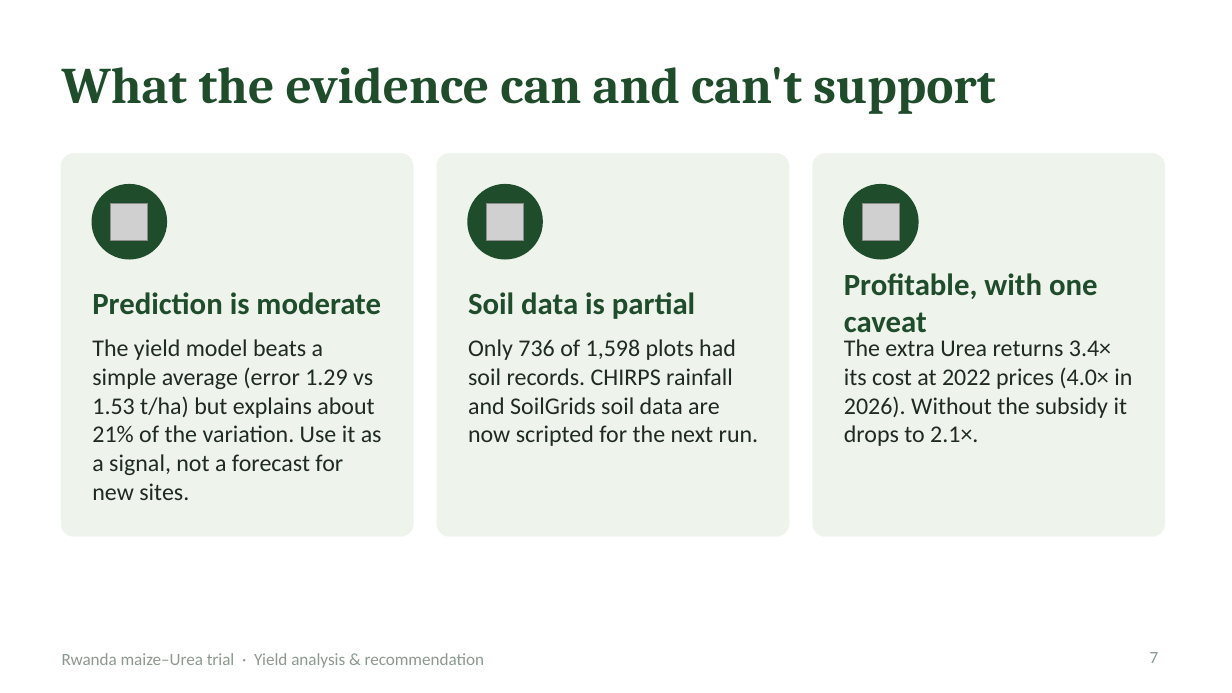
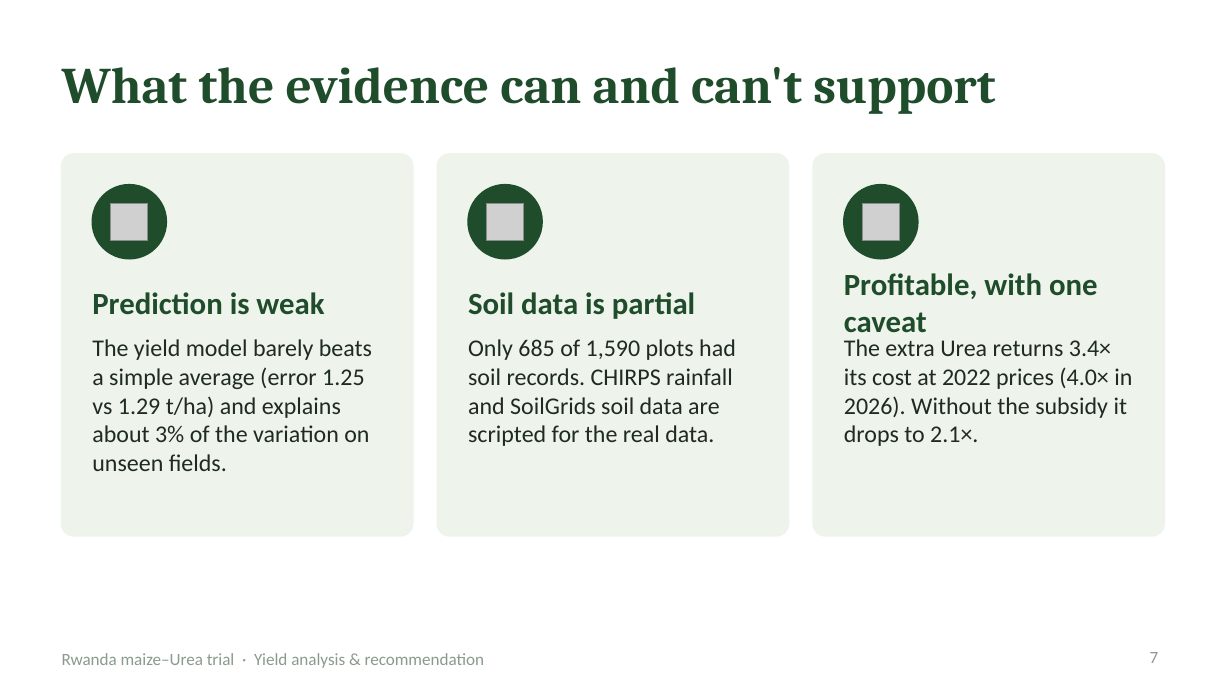
Before and after one commit to Vin-Okumu/maize-yield-optimization, a slide deck: slide 7 of 03_Report/reports/Maize_Yield_Client_Deck.pptx. Drawn at 1232x693 pixels with LibreOffice and Linux fonts; fonts in the diff are those of the drawing; grey boxes stand for pictures. Boxes give left, top, right and bottom in pixels: in the first picture for what was removed or moved away, otherwise in the second. Text is boxed around its words. In the diff, an @@ line names an element or a change of style, - is before the commit and + after.

```diff
--- a/03_Report/reports/Maize_Yield_Client_Deck.pptx
+++ b/03_Report/reports/Maize_Yield_Client_Deck.pptx
@@ text at (92, 292, 324, 315): text changed @@
-Prediction is moderate
+Prediction is weak
@@ text at (92, 339, 372, 471): text changed @@
-The yield model beats a simple average (error 1.29 vs 1.53 t/ha) but explains about 21% of the variation. Use it as a signal, not a forecast for new sites.
+The yield model barely beats a simple average (error 1.25 vs 1.29 t/ha) and explains about 3% of the variation on unseen fields.
@@ text at (468, 339, 736, 446): text changed @@
-Only 736 of 1,598 plots had soil records. CHIRPS rainfall and SoilGrids soil data are now scripted for the next run.
+Only 685 of 1,590 plots had soil records. CHIRPS rainfall and SoilGrids soil data are scripted for the real data.
```
Also in this commit, not shown: 6 other slides changed, 44 other files.
